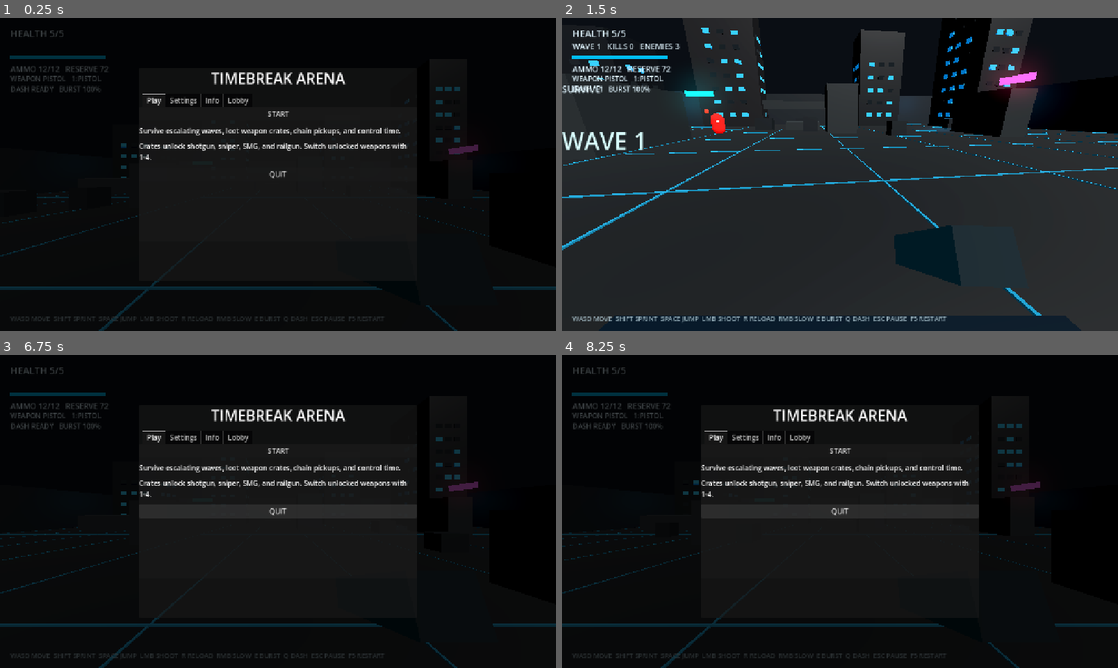
Above: before the commit, frames 1-4 (two rows, left to right).
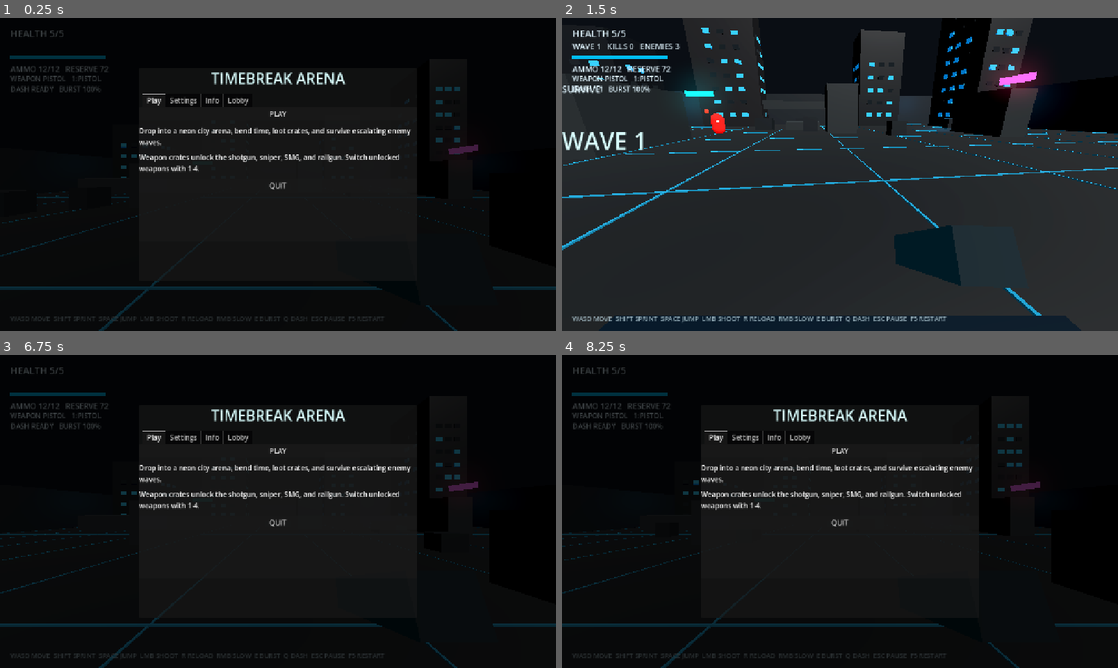
Above: after the commit, the same moments.

Repository: bobbyscheema/greater-game
Game: Godot game, scene res://scenes/Main.tscn
Same seed, same stepped clock (60 frames per second), same inputs: the game is played once before the commit and once after it.
Inputs (mouse positions are in pixels of both pictures, inside the frame that each line leads up to):
- Up to frame 1 (0.25 s): no input
- Up to frame 2 (1.5 s): click "START" (after the commit: "PLAY") at 0.5 s; tap Enter at 1.25 s; move the mouse to (867, 174) at 1.27 s; hold W (move_forward) from 1.28 s (still down); tap Q (dash) at 1.35 s
- Up to frame 3 (6.75 s): tap Space (jump) at 1.52, 2.27, 3.77, 4.52, 5.27 s; move the mouse to (250, 511) at 2.02 s; click (250, 511) at 2.1 s; move the mouse to (289, 505) at 2.77 s; hold Right mouse button (slow_time) 2.78-3.53 s; move the mouse to (272, 517) at 3.52 s; tap Shift (sprint) at 3.6 s; move the mouse to (316, 514) at 4.27 s; tap E (time_burst) at 4.35 s; move the mouse to (233, 508) at 5.02 s; tap 1 (weapon_1) at 5.1 s; move the mouse to (283, 511) at 5.77 s; tap 2 (weapon_2) at 5.85 s; tap F5 (reset_game) at 6.5 s; move the mouse to (255, 505) at 6.52 s; release W (move_forward) at 6.53 s; hold D (move_right) from 6.53 s (still down); tap 3 (weapon_3) at 6.6 s
- Up to frame 4 (8.25 s): tap Space (jump) at 6.77 s; release D (move_right) at 7.25 s; click "START" (after the commit: "PLAY") at 7.25 s; tap F5 (reset_game) at 8 s; move the mouse to (867, 511) at 8.02 s; hold W (move_forward) from 8.03 s (still down); tap 4 (weapon_4) at 8.1 s

The runs differ from the first frame. In frame 1, 2.2% of the frame differs, in the area x 25-74%, y 17-55%; in frame 2, less than 0.1%; in frame 3, 2.2%; in frame 4, 2.2%.

Commit message:
Polish UI and simplify LAN joining

Diff:
--- a/project.godot
+++ b/project.godot
@@ -10,7 +10,7 @@
 
 [application]
 
-config/name="greater-game"
+config/name="Timebreak Arena"
 run/main_scene="res://scenes/Main.tscn"
 config/features=PackedStringArray("4.7", "Forward Plus")
 config/icon="res://icon.svg"
--- a/scripts/main.gd
+++ b/scripts/main.gd
@@ -56,13 +56,12 @@
 var difficulty_button: OptionButton
 var flash_toggle: CheckButton
 var lobby_label: Label
-var ip_edit: LineEdit
 var port_spin: SpinBox
 var code_edit: LineEdit
 var host_button: Button
 var join_code_button: Button
-var join_button: Button
 var disconnect_button: Button
+var resolved_host_ip := ""
 var death_layer: CanvasLayer
 var death_root: Control
 var death_title: Label
@@ -88,7 +87,7 @@
 	_on_player_ammo_changed(player.ammo, player.magazine_size, player.reserve_ammo)
 	_on_ability_changed(0.0, true)
 	_on_weapon_changed("PISTOL", ["pistol"])
-	_show_menu("TIMEBREAK ARENA", "START")
+	_show_menu("TIMEBREAK ARENA", "PLAY")
 
 
 func _process(delta: float) -> void:
@@ -828,6 +827,7 @@
 	menu_title = Label.new()
 	menu_title.horizontal_alignment = HORIZONTAL_ALIGNMENT_CENTER
 	menu_title.add_theme_font_size_override("font_size", 34)
+	menu_title.modulate = Color(0.85, 1.0, 1.0)
 	box.add_child(menu_title)
 
 	var tabs := TabContainer.new()
@@ -840,17 +840,17 @@
 	tabs.add_child(play_tab)
 
 	start_button = Button.new()
-	start_button.text = "START"
+	start_button.text = "PLAY"
 	start_button.pressed.connect(_on_start_pressed)
 	play_tab.add_child(start_button)
 
 	var play_info := Label.new()
-	play_info.text = "Survive escalating waves, loot weapon crates, chain pickups, and control time."
+	play_info.text = "Drop into a neon city arena, bend time, loot crates, and survive escalating enemy waves."
 	play_info.autowrap_mode = TextServer.AUTOWRAP_WORD_SMART
 	play_tab.add_child(play_info)
 
 	var weapon_info := Label.new()
-	weapon_info.text = "Crates unlock shotgun, sniper, SMG, and railgun. Switch unlocked weapons with 1-4."
+	weapon_info.text = "Weapon crates unlock the shotgun, sniper, SMG, and railgun. Switch unlocked weapons with 1-4."
 	weapon_info.autowrap_mode = TextServer.AUTOWRAP_WORD_SMART
 	play_tab.add_child(weapon_info)
 
@@ -919,7 +919,7 @@
 	tabs.add_child(lobby_tab)
 
 	lobby_label = Label.new()
-	lobby_label.text = "LAN lobby: host to generate a code. Friends on the same network can join by code."
+	lobby_label.text = "Host a LAN lobby to generate a code. Players on the same network can join using that code."
 	lobby_label.autowrap_mode = TextServer.AUTOWRAP_WORD_SMART
 	lobby_tab.add_child(lobby_label)
 
@@ -930,16 +930,8 @@
 	code_edit.placeholder_text = "Enter host code"
 	lobby_tab.add_child(code_edit)
 
-	var ip_label := Label.new()
-	ip_label.text = "Fallback Host IP"
-	lobby_tab.add_child(ip_label)
-	ip_edit = LineEdit.new()
-	ip_edit.text = "127.0.0.1"
-	ip_edit.placeholder_text = "192.168.1.25"
-	lobby_tab.add_child(ip_edit)
-
 	var port_label := Label.new()
-	port_label.text = "Port"
+	port_label.text = "Lobby Port"
 	lobby_tab.add_child(port_label)
 	port_spin = SpinBox.new()
 	port_spin.min_value = 1024
@@ -948,7 +940,7 @@
 	lobby_tab.add_child(port_spin)
 
 	host_button = Button.new()
-	host_button.text = "HOST LAN GAME"
+	host_button.text = "HOST CODE LOBBY"
 	host_button.pressed.connect(_on_host_pressed)
 	lobby_tab.add_child(host_button)
 
@@ -956,11 +948,6 @@
 	join_code_button.text = "JOIN BY CODE"
 	join_code_button.pressed.connect(_on_join_code_pressed)
 	lobby_tab.add_child(join_code_button)
-
-	join_button = Button.new()
-	join_button.text = "JOIN BY IP"
-	join_button.pressed.connect(_on_join_pressed)
-	lobby_tab.add_child(join_button)
 
 	disconnect_button = Button.new()
 	disconnect_button.text = "DISCONNECT"
@@ -1104,7 +1091,7 @@
 	death_root.visible = true
 	Input.mouse_mode = Input.MOUSE_MODE_VISIBLE
 	var code_text := lobby_code if not lobby_code.is_empty() else desired_join_code
-	var join_text := "Lobby: %s   IP: %s   Port: %d" % [code_text if not code_text.is_empty() else "single-player", ip_edit.text if ip_edit else "-", network_port]
+	var join_text := "Lobby code: %s   Port: %d" % [code_text if not code_text.is_empty() else "single-player", network_port]
 	death_info.text = "%s\nRespawn keeps you in the same lobby." % join_text
 
 
@@ -1153,7 +1140,7 @@
 	code_edit.text = lobby_code
 	_start_discovery_broadcast()
 	_prepare_local_network_player(1)
-	_set_lobby_status("Hosting lobby %s on port %d. Friends can join by code." % [lobby_code, network_port])
+	_set_lobby_status("Hosting lobby %s. Share this code with players on your network." % lobby_code)
 
 
 func _on_join_code_pressed() -> void:
@@ -1165,16 +1152,17 @@
 	_set_lobby_status("Searching LAN for lobby %s..." % desired_join_code)
 
 
-func _on_join_pressed() -> void:
-	network_port = int(port_spin.value)
+func _connect_to_discovered_lobby(host_ip: String, port: int) -> void:
+	network_port = port
+	resolved_host_ip = host_ip
 	var peer := ENetMultiplayerPeer.new()
-	var err := peer.create_client(ip_edit.text.strip_edges(), network_port)
+	var err := peer.create_client(resolved_host_ip, network_port)
 	if err != OK:
-		_set_lobby_status("Join failed before connecting.")
+		_set_lobby_status("Join failed. Check the lobby code and network.")
 		return
 	multiplayer.multiplayer_peer = peer
 	network_mode = "client"
-	_set_lobby_status("Connecting to %s:%d..." % [ip_edit.text, network_port])
+	_set_lobby_status("Joining lobby %s..." % desired_join_code)
 
 
 func _on_disconnect_pressed() -> void:
@@ -1185,6 +1173,7 @@
 	network_mode = "single"
 	lobby_code = ""
 	desired_join_code = ""
+	resolved_host_ip = ""
 	spawned_peer_ids.clear()
 	for node in get_tree().get_nodes_in_group("network_player"):
 		if node != player:
@@ -1300,7 +1289,7 @@
 	discovery_listener = PacketPeerUDP.new()
 	var err := discovery_listener.bind(discovery_port)
 	if err != OK:
-		_set_lobby_status("Could not listen for lobbies. Use Join by IP.")
+		_set_lobby_status("Could not search for lobbies. Check firewall/network permissions.")
 
 
 func _stop_lobby_discovery() -> void:
@@ -1327,9 +1316,8 @@
 			var parts := message.split("|")
 			if parts.size() == 3 and parts[0] == "GREATER_GAME" and parts[1] == desired_join_code:
 				var host_ip := discovery_listener.get_packet_ip()
-				ip_edit.text = host_ip
 				port_spin.value = int(parts[2])
 				_stop_lobby_discovery()
-				_set_lobby_status("Found lobby %s at %s:%s" % [desired_join_code, host_ip, parts[2]])
-				_on_join_pressed()
+				_set_lobby_status("Found lobby %s. Connecting..." % desired_join_code)
+				_connect_to_discovered_lobby(host_ip, int(parts[2]))
 				return
Not shown, changed: README.md
